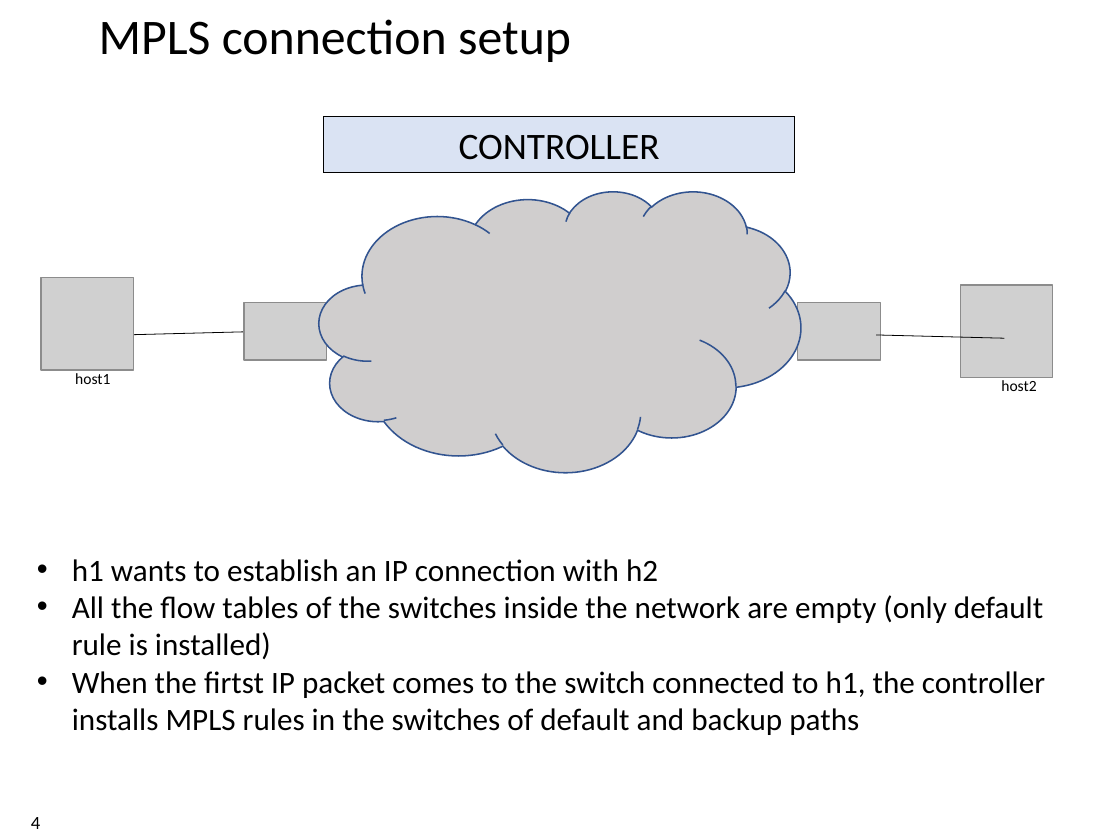
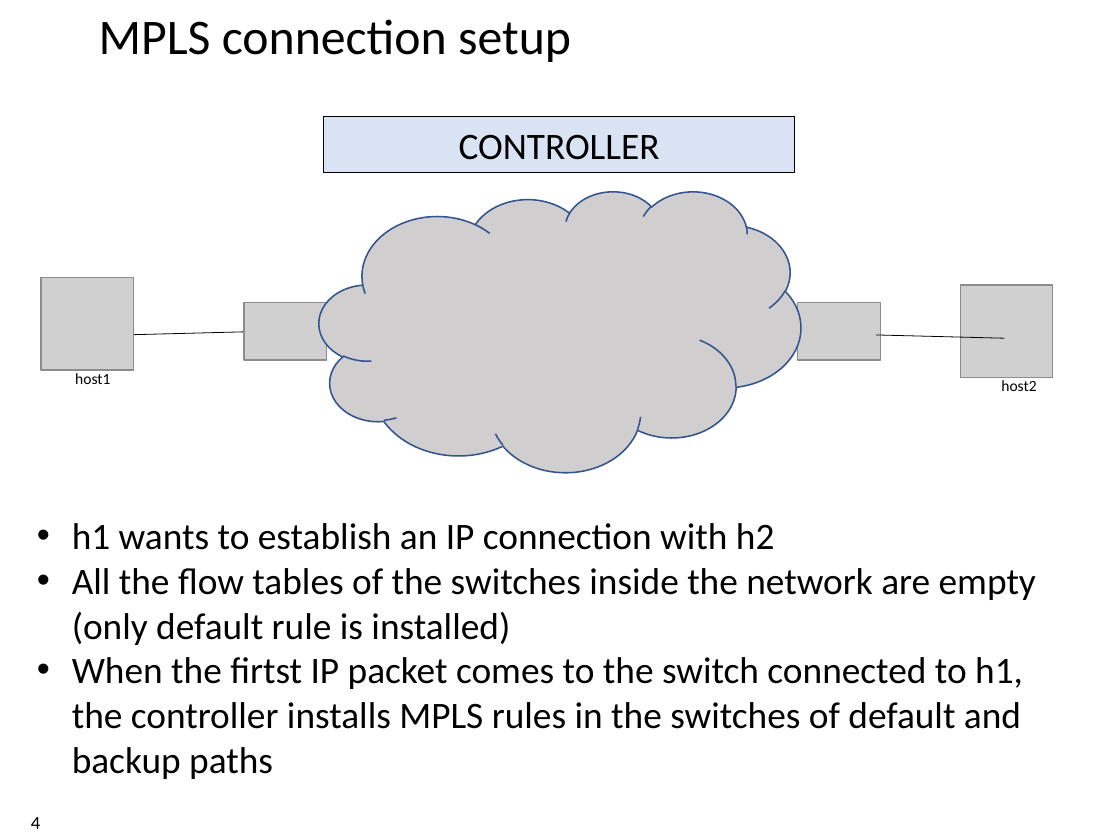
Before and after one commit to xdl907/switching-and-routing-project, a slide deck: slide 4 of template_project_exam__1_.pptx. Drawn at 1120x840 pixels with LibreOffice and Linux fonts; fonts in the diff are those of the drawing; grey boxes stand for pictures; background and template pictures are left out. Boxes give left, top, right and bottom in pixels: in the first picture for what was removed or moved away, otherwise in the second. Text is boxed around its words. In the diff, an @@ line names an element or a change of style, - is before the commit and + after.

```diff
--- a/template_project_exam__1_.pptx
+++ b/template_project_exam__1_.pptx
@@ text "h1 wants to establish an ...": place and size @@
-text "h1 wants to establish an ..." at (72,559,1045,735)
+text "h1 wants to establish an ..." at (72,523,1036,779)
@@ text "h1 wants to establish an ..." at (72,523,1036,779): size 20 to 24 pt @@
```
Also in this commit, not shown: 4 other slides changed, 3 slides added, 1 slide removed.
